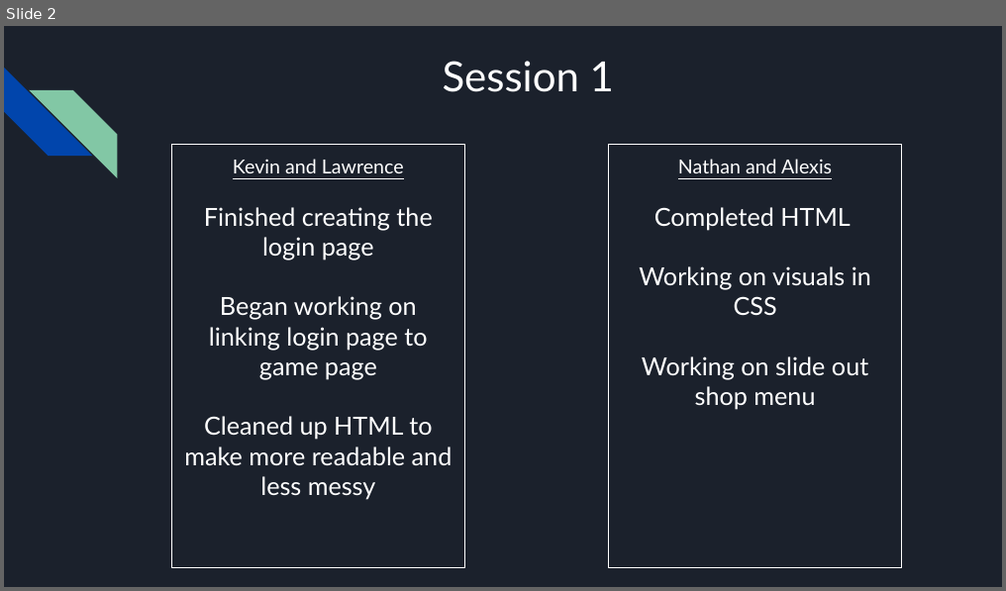
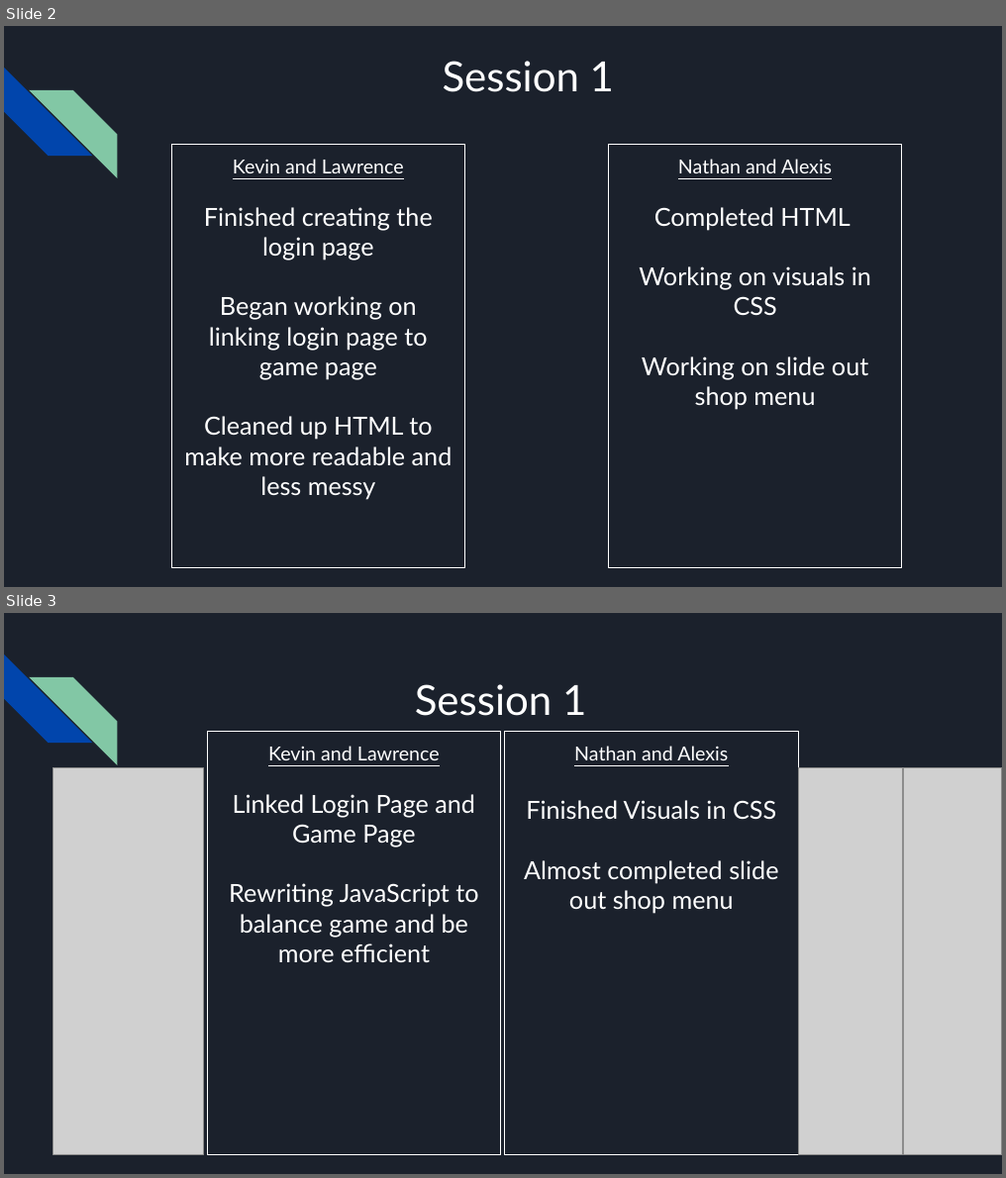
Before and after one commit to lawrence1203/CSSI2019-Team6-Bitcoin-Clicker, a slide deck: Documentation/Day2Progress.pptx. Shown one above the other, each under a label of ours: slide 2 before the commit, slides 2 and 3 after it. The pictures are 1006x591 and 1006x1178 pixels, drawn with LibreOffice and Linux fonts; fonts in the diff are those of the drawing; grey boxes stand for pictures. Boxes give left, top, right and bottom in pixels: in the first picture for what was removed or moved away, otherwise in the second. Text is boxed around its words. In the diff, an @@ line names an element or a change of style, - is before the commit and + after.

```diff
--- a/Documentation/Day2Progress.pptx
+++ b/Documentation/Day2Progress.pptx
@@ slide 3 added at bbox=[4, 613, 1002, 1174], background #1B212C; not listed: 2 template elements that a slide beside it also shows @@
@@ text added at bbox=[415, 684, 586, 716], 30 pt, text #FFFFFF @@
+Session 1
@@ rectangle added at bbox=[208, 732, 501, 1155], outline #FFFFFF 0.75 pt, 18 pt, text #FFFFFF @@
+Kevin and Lawrence
+Linked Login Page and Game Page
+Rewriting JavaScript to balance game and be more efficient
@@ rectangle added at bbox=[505, 732, 798, 1155], outline #FFFFFF 0.75 pt, 18 pt, text #FFFFFF @@
+Nathan and Alexis
+Finished Visuals in CSS
+Almost completed slide out shop menu
@@ picture added at bbox=[54, 767, 204, 1156] @@
@@ picture added at bbox=[798, 767, 902, 1155] @@
@@ picture added at bbox=[903, 767, 1002, 1155] @@
```
Also in this commit, not shown: 1 slide removed, 1 other file.
